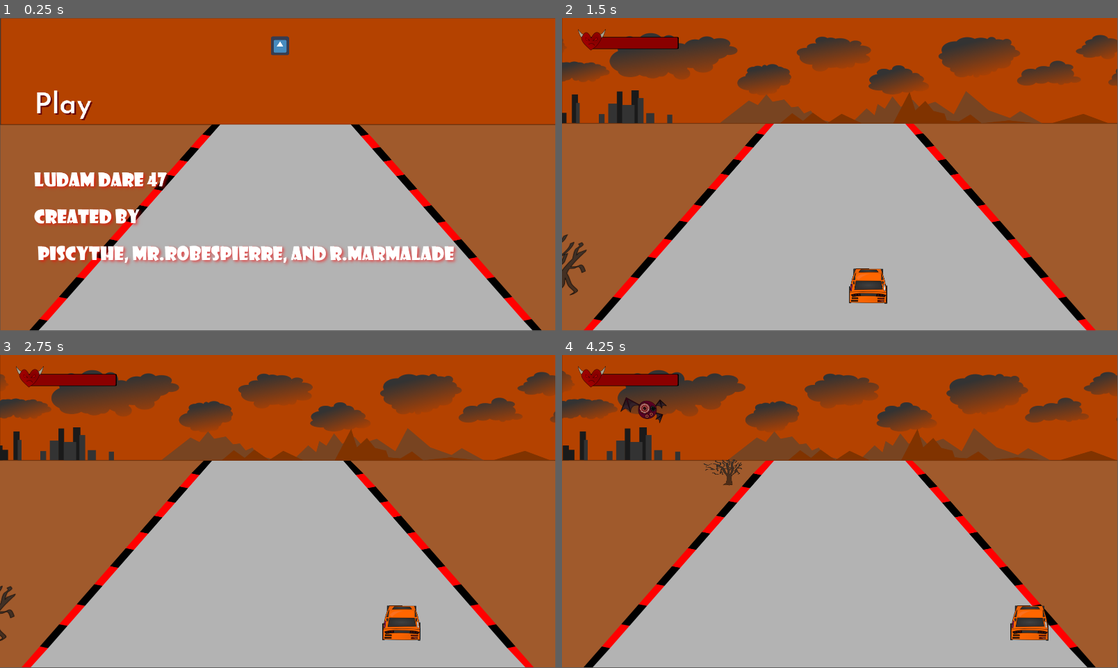
Above: before the commit, frames 1-4 (two rows, left to right).
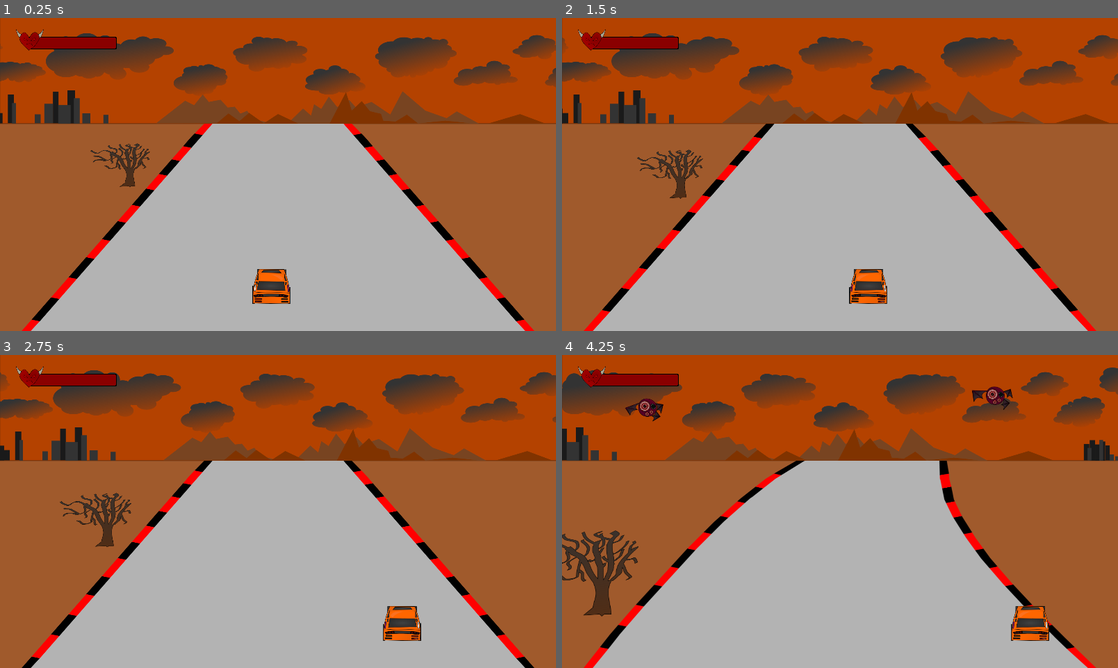
Above: after the commit, the same moments.

Repository: adambraude/LD47
Game: Godot game, scene res://Main.tscn
Same seed, same stepped clock (60 frames per second), same inputs: the game is played once before the commit and once after it. Before the commit the project starts from res://test scene.tscn. The engine's default icon, where the game draws it, is replaced by a stand-in: a white triangle on a blue panel in a dark square.
Inputs (mouse positions are in pixels of both pictures, inside the frame that each line leads up to):
- Up to frame 1 (0.25 s): no input
- Up to frame 2 (1.5 s): click (840, 115) at 0.5 s, where only the run before the commit has a clickable "Play"; hold Right (ui_right) from 1.28 s (still down)
- Up to frame 3 (2.75 s): release Right (ui_right) at 2.03 s; hold Down (ui_down) from 2.03 s (still down)
- Up to frame 4 (4.25 s): release Down (ui_down) at 2.78 s; hold Right (ui_right) 2.78-3.53 s; hold Up (ui_up) from 3.53 s (still down)
In our replay, the window is 799x449 before the commit and 800x450 after it. These sizes can differ from the game's own. Grey fills any space a smaller window leaves; there, only what the larger window draws over its background counts as a difference.

The runs differ from the first frame. In frame 1, 23% of the frame differs, in the area x 0-100%, y 0-100%; in frame 2, 4.3%; in frame 3, 4.1%; in frame 4, 22%.

Commit message:
fixed crabenemies not despawning and on game over

Diff:
--- a/Main.gd
+++ b/Main.gd
@@ -16,6 +16,8 @@
 func game_over():
 	$EnemySpawner/BatEnemyTimer.stop()
 	get_tree().call_group("bats", "queue_free")
+	$EnemySpawner/CrabEnemyTimer.stop()
+	get_tree().call_group("crabs", "queue_free")
 
 func new_game():
 	$Player.start($StartPosition.position)
--- a/Main.tscn
+++ b/Main.tscn
@@ -12,7 +12,7 @@
 [node name="Background" parent="." instance=ExtResource( 1 )]
 
 [node name="Road" parent="Background" index="2"]
-frame = 0
+frame = 1
 
 [node name="StartTimer" type="Timer" parent="."]
 wait_time = 2.0
--- a/project.godot
+++ b/project.godot
@@ -16,13 +16,16 @@
 [application]
 
 config/name="LD47"
-run/main_scene="res://test scene.tscn"
+run/main_scene="res://Main.tscn"
 config/icon="res://icon.png"
 
 [display]
 
 window/size/width=1920
 window/size/height=1080
+window/size/borderless=true
+window/stretch/mode="2d"
+window/stretch/aspect="keep"
 
 [rendering]
 
